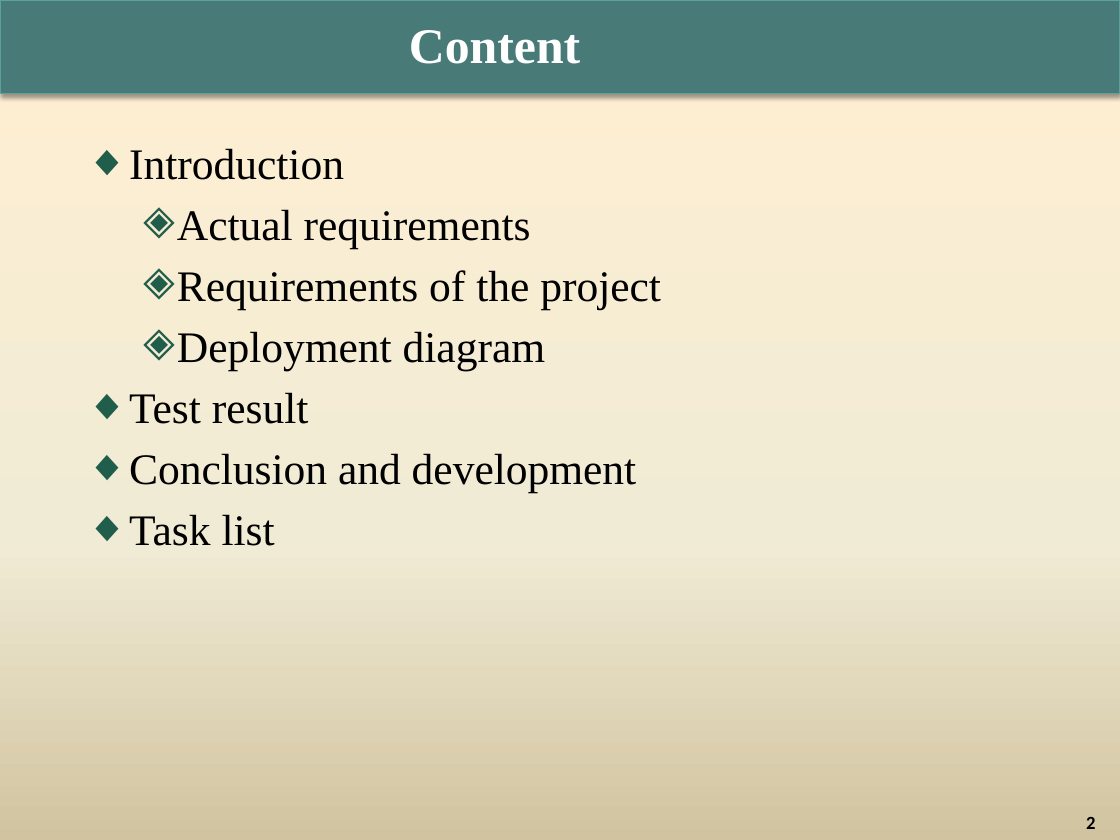
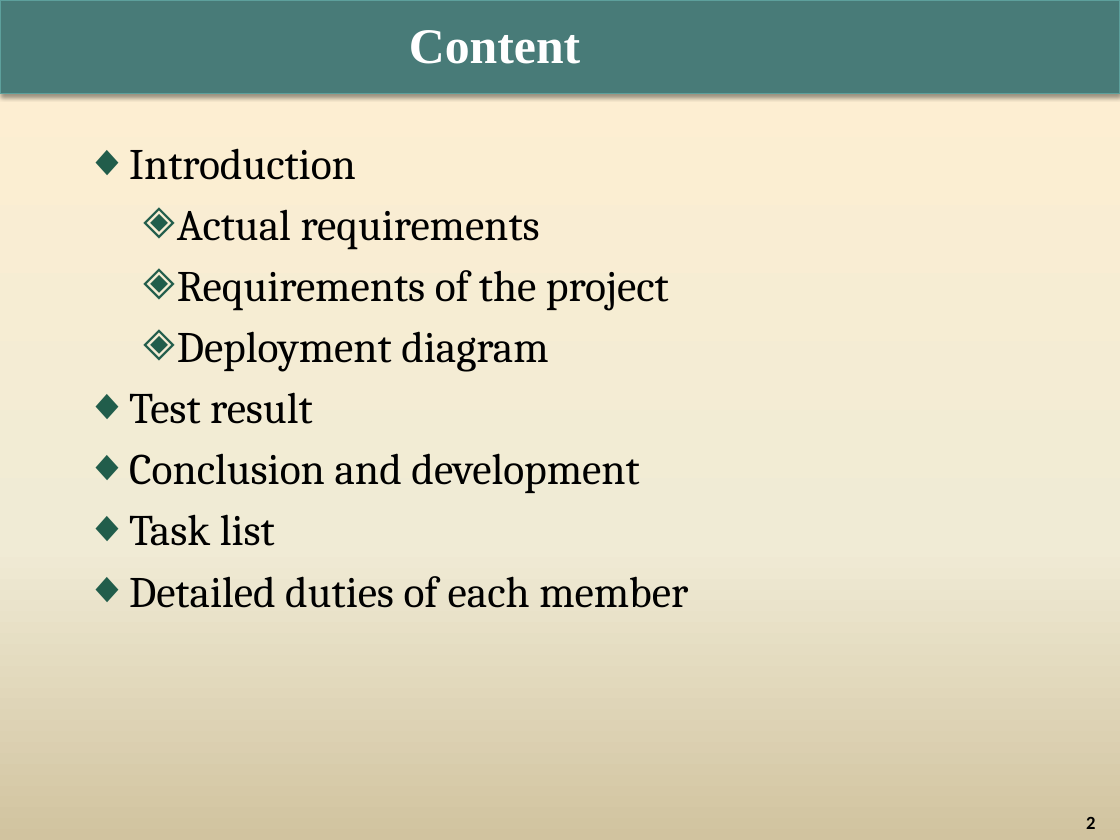
Before and after one commit to Doan7Project/DTBMFurnitureProject, a slide deck: slide 2 of Documentations/03. Presentation/G03_shows.pptx. Drawn at 1120x840 pixels with LibreOffice and Linux fonts; fonts in the diff are those of the drawing; background and template pictures are left out. Boxes give left, top, right and bottom in pixels: in the first picture for what was removed or moved away, otherwise in the second. Text is boxed around its words. In the diff, an @@ line names an element or a change of style, - is before the commit and + after.

```diff
--- a/Documentations/03. Presentation/G03_shows.pptx
+++ b/Documentations/03. Presentation/G03_shows.pptx
@@ text at [129,148,669,546]: font Times New Roman to Cambria in "Introduction", "Actual requirements", "Requirements of the project", "Deployment diagram" and 3 more places @@
@@ text at [129,576,688,608]: paragraph added @@
+◆ Detailed duties of each member
```
Also in this commit, not shown: 7 other slides changed, 1 slide added, 3 other files.
